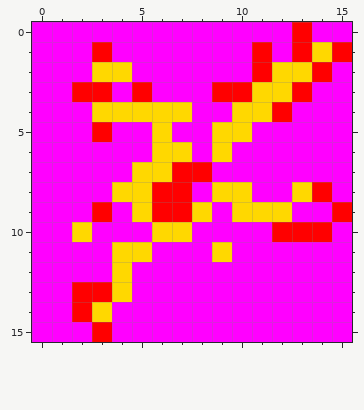
File history of a pixel-art sprite, res/tex/explode1.png. The picture above was drawn from the file before the commit.
The file is 16x16 pixels.
After the commit:
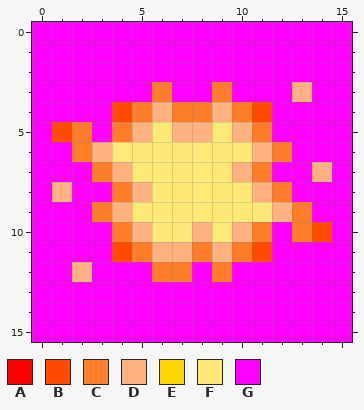
Palette (. is transparent): A #ff0000  B #ff4b00  C #ff7c2b  D #ffb27f  E #ffd800  F #ffe877  G #ff00ff
The exact change:
@@ x 0..15 @@
- 0 GGGGGGGGGGGGGAGG
- 1 GGGAGGGGGGGAGAEA
- 2 GGGEEGGGGGGAEEAG
- 3 GGAAGAGGGAAEEAGG
- 4 GGGEEEEEGGEEAGGG
- 5 GGGAGGEGGEEGGGGG
- 6 GGGGGGEEGEGGGGGG
- 7 GGGGGEEAAGGGGGGG
- 8 GGGGEEAAGEEGGEAG
- 9 GGGAGEAAEGEEEGGA
-10 GGEGGGEEGGGGAAAG
-11 GGGGEEGGGEGGGGGG
-12 GGGGEGGGGGGGGGGG
-13 GGAAEGGGGGGGGGGG
-14 GGAEGGGGGGGGGGGG
-15 GGGAGGGGGGGGGGGG
+ 0 GGGGGGGGGGGGGGGG
+ 1 GGGGGGGGGGGGGGGG
+ 2 GGGGGGGGGGGGGGGG
+ 3 GGGGGGCGGCGGGDGG
+ 4 GGGGBCDCCDCBGGGG
+ 5 GBCGCDFDDFDCGGGG
+ 6 GGCDFFFFFFFDCGGG
+ 7 GGGCDFFFFFDCGGDG
+ 8 GDGGCDFFFFFDCGGG
+ 9 GGGCDFFFFFFFDCGG
+10 GGGGCDFFDFDCGCBG
+11 GGGGBCDDCDCBGGGG
+12 GGDGGGCCGCGGGGGG
+13 GGGGGGGGGGGGGGGG
+14 GGGGGGGGGGGGGGGG
+15 GGGGGGGGGGGGGGGG
Pixel boxes of the changes (left, top, right, bottom) in both pictures:
changed: (52, 22, 352, 342)
